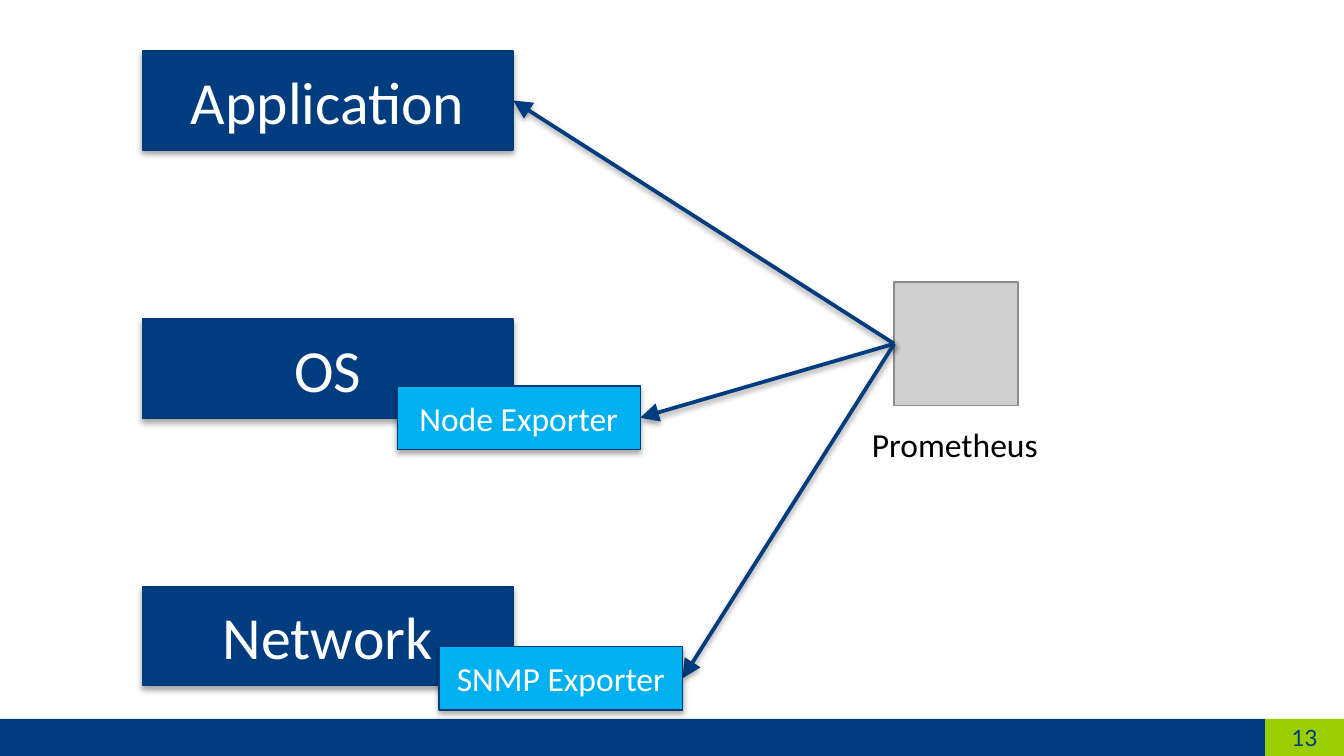
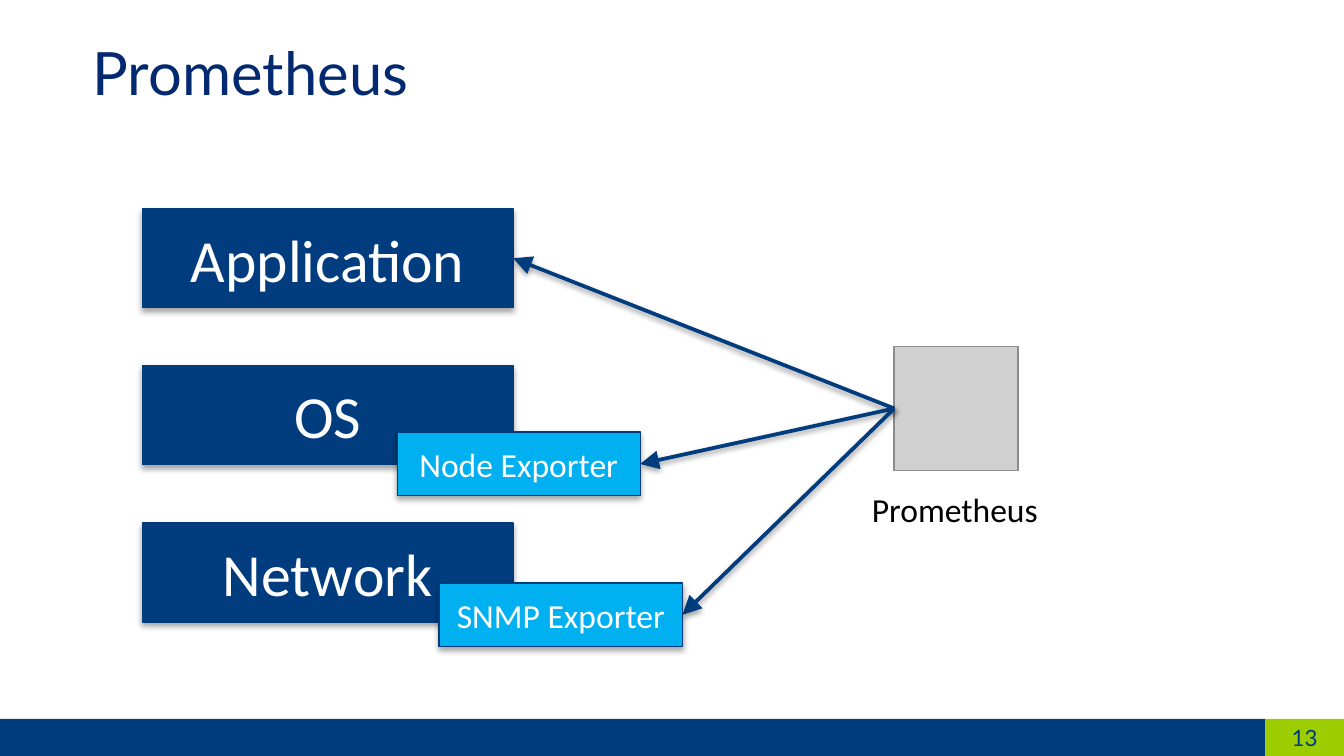
Before and after one commit to hikhvar/prometheus-kubernetes-demo, a slide deck: slide 13 of slides/slides.potx. Drawn at 1344x756 pixels with LibreOffice and Linux fonts; fonts in the diff are those of the drawing; grey boxes stand for pictures. Boxes give left, top, right and bottom in pixels: in the first picture for what was removed or moved away, otherwise in the second. Text is boxed around its words. In the diff, an @@ line names an element or a change of style, - is before the commit and + after.

```diff
--- a/slides/slides.potx
+++ b/slides/slides.potx
@@ title added at (93, 51, 409, 96), 32 pt, text #032A71 @@
+Prometheus
@@ rectangle "Application": place and size @@
-rectangle "Application" at (142, 51, 513, 151)
+rectangle "Application" at (142, 208, 513, 308)
@@ arrow moved from (894, 344) - (513, 101) to (894, 409) - (513, 258) @@
@@ picture: place and size @@
-picture at (894, 282, 1017, 406)
+picture at (894, 347, 1017, 470)
@@ rectangle "OS": place and size @@
-rectangle "OS" at (142, 319, 513, 418)
+rectangle "OS" at (142, 366, 513, 465)
@@ arrow moved from (894, 344) - (640, 418) to (894, 409) - (640, 464) @@
@@ arrow moved from (894, 344) - (683, 679) to (894, 409) - (683, 614) @@
@@ rectangle "Node Exporter": place and size @@
-rectangle "Node Exporter" at (398, 386, 641, 449)
+rectangle "Node Exporter" at (398, 433, 641, 496)
@@ text "Prometheus": place and size @@
-text "Prometheus" at (872, 433, 1038, 458)
+text "Prometheus" at (872, 498, 1038, 523)
@@ rectangle "Network": place and size @@
-rectangle "Network" at (142, 586, 513, 685)
+rectangle "Network" at (142, 523, 513, 622)
@@ rectangle "SNMP Exporter": place and size @@
-rectangle "SNMP Exporter" at (439, 646, 683, 710)
+rectangle "SNMP Exporter" at (439, 583, 683, 646)
```
Also in this commit, not shown: 9 other slides changed, 1 other file.
